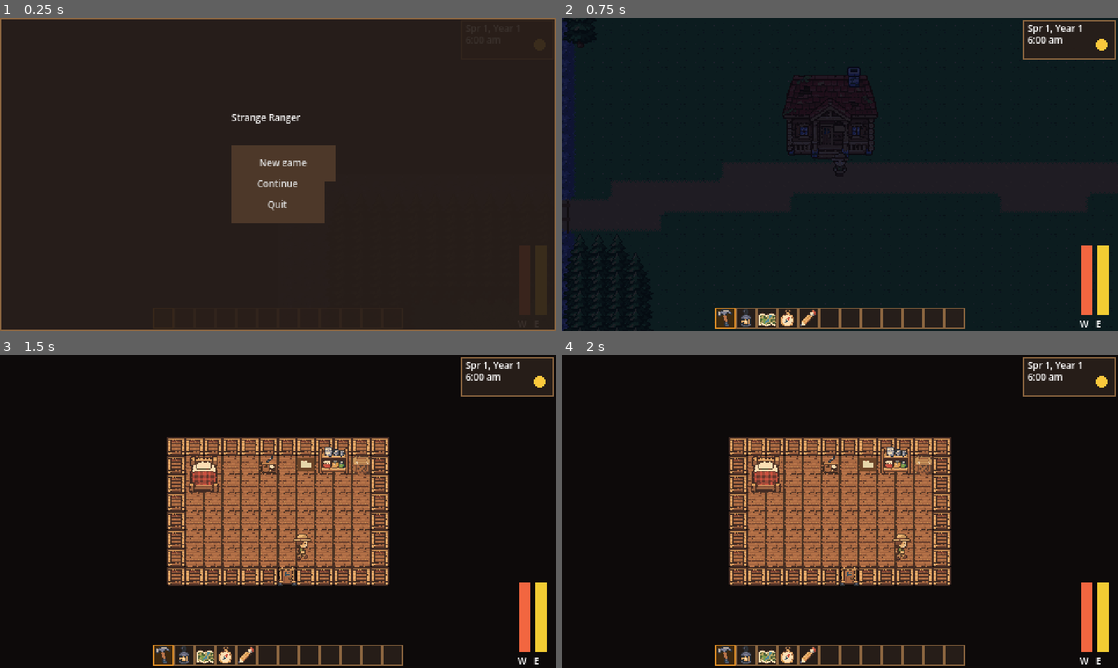
Above: before the commit, frames 1-4 (two rows, left to right).
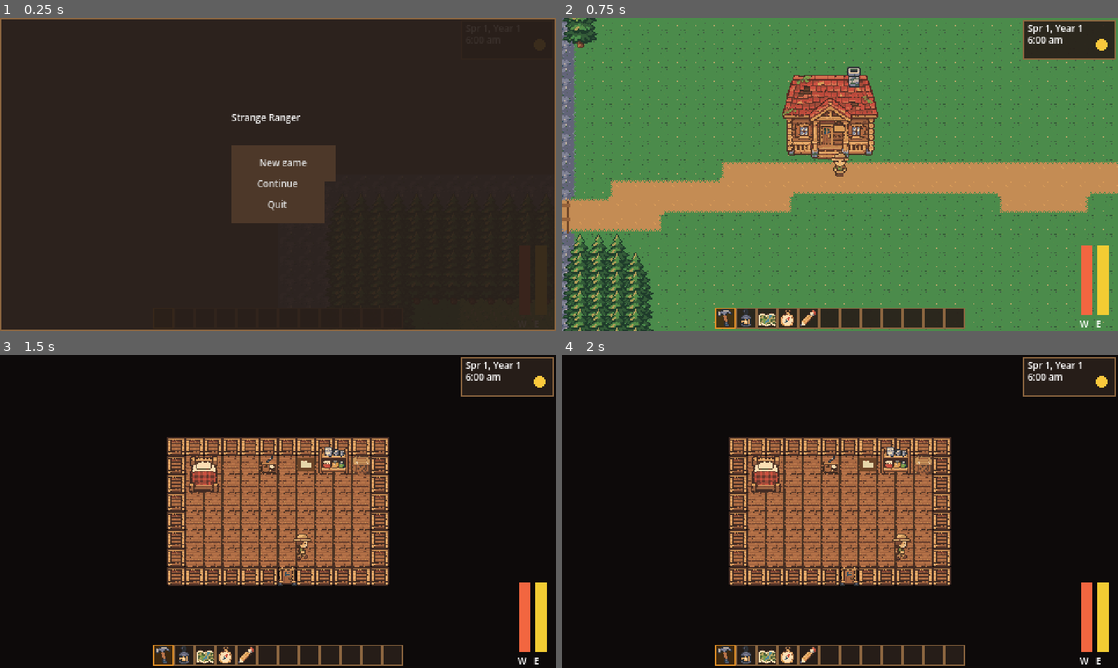
Above: after the commit, the same moments.

Repository: plaguedoctorgamelab-lgtm/stardew-longdark-hybrid
Game: Godot game, scene res://scenes/main.tscn
Two runs of this game, one before a commit and one after it. Both use one fixed random seed, a clock stepped at 60 frames per second and the inputs below.
Inputs (mouse positions are in pixels of both pictures, inside the frame that each line leads up to):
- Up to frame 1 (0.25 s): no input
- Up to frame 2 (0.75 s): click "New game" at 0.5 s
- Up to frame 3 (1.5 s): tap Enter at 1.25 s; move the mouse to (400, 495) at 1.27 s; hold D (move_right) from 1.28 s (still down); hold X (interact) from 1.28 s (still down); click (400, 495) at 1.42 s
- Up to frame 4 (2 s): keep holding D (move_right); keep holding X (interact)

The runs differ from the first frame. In frame 2, 94% of the frame differs, in the area x 0-100%, y 0-100%; in frame 3, nothing differs; in frame 4, nothing differs.

Commit message:
Light spring mornings and a kinder rescue note
Spring sunrise moves to 5:30 so it is light when the day starts at
6:00. The rescue message now says a stranger brought the ranger back.
Backpack size, the shortcut and rescue-to-beds stay as they are, as
the designer agreed.

Co-Authored-By: Claude Opus 5.5 <noreply@anthropic.com>

Diff:
--- a/data/content/text.json
+++ b/data/content/text.json
@@ -328,12 +328,12 @@
   },
   {
    "id": "msg_rescue_station",
-   "text": "A hiker found you and helped you back to the station.",
+   "text": "Someone found you and brought you back to the station. They were gone before you woke.",
    "placeholder": true
   },
   {
    "id": "msg_rescue_cabin",
-   "text": "A hiker found you and helped you to the old cabin.",
+   "text": "Someone found you and brought you to the old cabin. They were gone before you woke.",
    "placeholder": true
   },
   {
--- a/data/tuning/tuning.json
+++ b/data/tuning/tuning.json
@@ -1,159 +1,159 @@
 {
- "time": {
-  "real_seconds_per_step": 7.0,
-  "minutes_per_step": 10,
-  "day_start_minute": 360,
-  "day_end_minute": 1560,
-  "days_per_season": 28,
-  "debug_fast_multiplier": 10.0
- },
- "light": {
-  "sun": {
-   "spring": [
-    390,
-    1140
-   ],
-   "summer": [
-    330,
-    1230
-   ],
-   "autumn": [
-    390,
-    1110
-   ],
-   "winter": [
-    450,
-    1020
-   ]
+  "time": {
+    "real_seconds_per_step": 7.0,
+    "minutes_per_step": 10,
+    "day_start_minute": 360,
+    "day_end_minute": 1560,
+    "days_per_season": 28,
+    "debug_fast_multiplier": 10.0
   },
-  "twilight_minutes": 60,
-  "lantern_radius_tiles": 5,
-  "night_tint": [
-   0.16,
-   0.2,
-   0.42
-  ],
-  "twilight_tint": [
-   1.0,
-   0.72,
-   0.52
-  ],
-  "day_tint": [
-   1.0,
-   1.0,
-   1.0
-  ],
-  "lantern_tint": [
-   0.95,
-   0.85,
-   0.65
-  ]
- },
- "movement": {
-  "trail_speed_tiles": 4.5,
-  "ground_speed": {
-   "trail": 1.0,
-   "grass": 0.9,
-   "forest_floor": 0.8,
-   "tall_grass": 0.65,
-   "shallows": 0.5
+  "light": {
+    "sun": {
+      "spring": [
+        330,
+        1140
+      ],
+      "summer": [
+        330,
+        1230
+      ],
+      "autumn": [
+        390,
+        1110
+      ],
+      "winter": [
+        450,
+        1020
+      ]
+    },
+    "twilight_minutes": 60,
+    "lantern_radius_tiles": 5,
+    "night_tint": [
+      0.16,
+      0.2,
+      0.42
+    ],
+    "twilight_tint": [
+      1.0,
+      0.72,
+      0.52
+    ],
+    "day_tint": [
+      1.0,
+      1.0,
+      1.0
+    ],
+    "lantern_tint": [
+      0.95,
+      0.85,
+      0.65
+    ]
   },
-  "exhausted_speed": 0.6,
-  "ranger_box_tiles": [
-   0.6,
-   0.4
-  ]
- },
- "energy": {
-  "max": 270,
-  "walk_per_step": 1.0,
-  "rough_ground_multiplier": 1.5,
-  "rough_grounds": [
-   "tall_grass",
-   "shallows"
-  ],
-  "bad_weather_multiplier": 1.5,
-  "repair_action": 8,
-  "survey": 4,
-  "map_location": 2,
-  "exhausted_below": 20,
-  "collapse_wake_fraction": 0.5
- },
- "warmth": {
-  "max": 100,
-  "season": {
-   "spring": -1,
-   "summer": 1,
-   "autumn": -1,
-   "winter": -3
+  "movement": {
+    "trail_speed_tiles": 4.5,
+    "ground_speed": {
+      "trail": 1.0,
+      "grass": 0.9,
+      "forest_floor": 0.8,
+      "tall_grass": 0.65,
+      "shallows": 0.5
+    },
+    "exhausted_speed": 0.6,
+    "ranger_box_tiles": [
+      0.6,
+      0.4
+    ]
   },
-  "night": -2,
-  "clothing": 1,
-  "indoors": 10,
-  "indoors_stove": 25,
-  "stove_minutes_per_firewood": 180,
-  "chilled_below": 25,
-  "chilled_energy_multiplier": 2.0
- },
- "weather": {
-  "keep_chance": 0.5,
-  "forecast_accuracy": 0.85,
-  "warning_minutes": 60,
-  "blocks": [
-   360,
-   720,
-   1080
-  ],
-  "shoulder_snow_share": 0.5,
-  "shoulder_days": 7,
-  "first_day": "clear"
- },
- "map": {
-  "survey_radius": 12,
-  "survey_minutes": 30,
-  "location_radius": 8,
-  "location_minutes": 20,
-  "location_reach_tiles": 3,
-  "outlook_radius": 40,
-  "outlook_reach_tiles": 3,
-  "home_reveal_radius": 20
- },
- "repair": {
-  "actions_per_step": 3,
-  "minutes_per_action": 20,
-  "reach_tiles": 3
- },
- "storage": {
-  "backpack_slots": 12,
-  "chest_slots": 12
- },
- "world": {
-  "chunk_size": 32,
-  "tile_size": 16,
-  "load_margin_tiles": 16,
-  "interact_reach_tiles": 1.6
- },
- "collapse": {
-  "wake_minute": 600
- },
- "camp": {
-  "wake_energy_fraction": 0.75,
-  "wake_warmth_fraction": 0.75,
-  "fire_minutes_per_firewood": 180,
-  "fire_warmth": 8,
-  "fire_radius_tiles": 2.5,
-  "fire_light_tiles": 4
- },
- "axe": {
-  "energy": 6,
-  "minutes": 20,
-  "firewood": 2,
-  "reach_tiles": 1.6,
-  "regrow_days": 7,
-  "trees": [
-   "tree_pine",
-   "tree_fir",
-   "tree_oak"
-  ]
- }
+  "energy": {
+    "max": 270,
+    "walk_per_step": 1.0,
+    "rough_ground_multiplier": 1.5,
+    "rough_grounds": [
+      "tall_grass",
+      "shallows"
+    ],
+    "bad_weather_multiplier": 1.5,
+    "repair_action": 8,
+    "survey": 4,
+    "map_location": 2,
+    "exhausted_below": 20,
+    "collapse_wake_fraction": 0.5
+  },
+  "warmth": {
+    "max": 100,
+    "season": {
+      "spring": -1,
+      "summer": 1,
+      "autumn": -1,
+      "winter": -3
+    },
+    "night": -2,
+    "clothing": 1,
+    "indoors": 10,
+    "indoors_stove": 25,
+    "stove_minutes_per_firewood": 180,
+    "chilled_below": 25,
+    "chilled_energy_multiplier": 2.0
+  },
+  "weather": {
+    "keep_chance": 0.5,
+    "forecast_accuracy": 0.85,
+    "warning_minutes": 60,
+    "blocks": [
+      360,
+      720,
+      1080
+    ],
+    "shoulder_snow_share": 0.5,
+    "shoulder_days": 7,
+    "first_day": "clear"
+  },
+  "map": {
+    "survey_radius": 12,
+    "survey_minutes": 30,
+    "location_radius": 8,
+    "location_minutes": 20,
+    "location_reach_tiles": 3,
+    "outlook_radius": 40,
+    "outlook_reach_tiles": 3,
+    "home_reveal_radius": 20
+  },
+  "repair": {
+    "actions_per_step": 3,
+    "minutes_per_action": 20,
+    "reach_tiles": 3
+  },
+  "storage": {
+    "backpack_slots": 12,
+    "chest_slots": 12
+  },
+  "world": {
+    "chunk_size": 32,
+    "tile_size": 16,
+    "load_margin_tiles": 16,
+    "interact_reach_tiles": 1.6
+  },
+  "collapse": {
+    "wake_minute": 600
+  },
+  "camp": {
+    "wake_energy_fraction": 0.75,
+    "wake_warmth_fraction": 0.75,
+    "fire_minutes_per_firewood": 180,
+    "fire_warmth": 8,
+    "fire_radius_tiles": 2.5,
+    "fire_light_tiles": 4
+  },
+  "axe": {
+    "energy": 6,
+    "minutes": 20,
+    "firewood": 2,
+    "reach_tiles": 1.6,
+    "regrow_days": 7,
+    "trees": [
+      "tree_pine",
+      "tree_fir",
+      "tree_oak"
+    ]
+  }
 }
--- a/tests/test_weather.gd
+++ b/tests/test_weather.gd
@@ -145,6 +145,4 @@
 		var s := TestCase.new_session(sd)
 		t.equal(s.weather.today, ["clear", "clear", "clear"] as Array[String], "seed %d: day one is clear all day" % sd)
 	var s := TestCase.new_session(5)
-	t.check(not s.start_survey(), "6:00 is still before the spring sunrise")
-	s.debug_set_time(7 * 60)
-	t.check(s.start_survey(), "surveying works at the station door on day one after sunrise")
+	t.check(s.start_survey(), "surveying works at the station door at 6:00 on day one")
